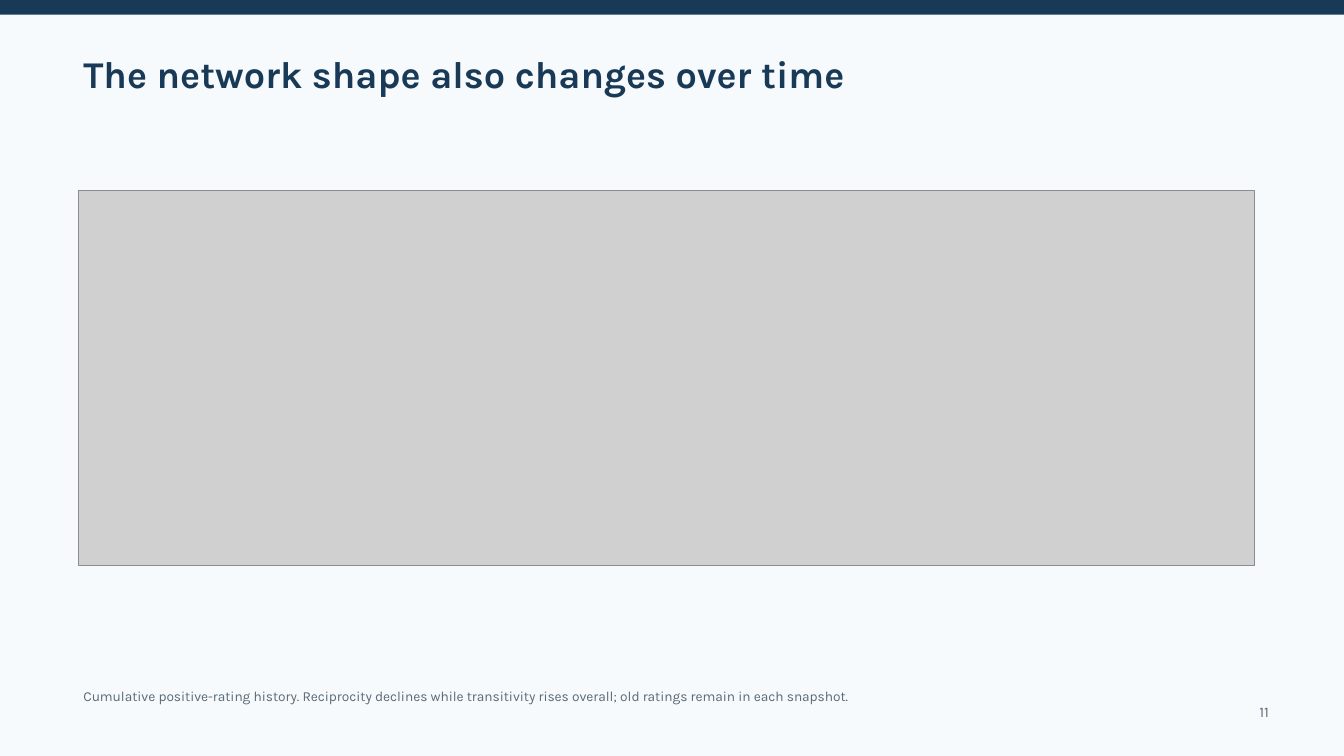
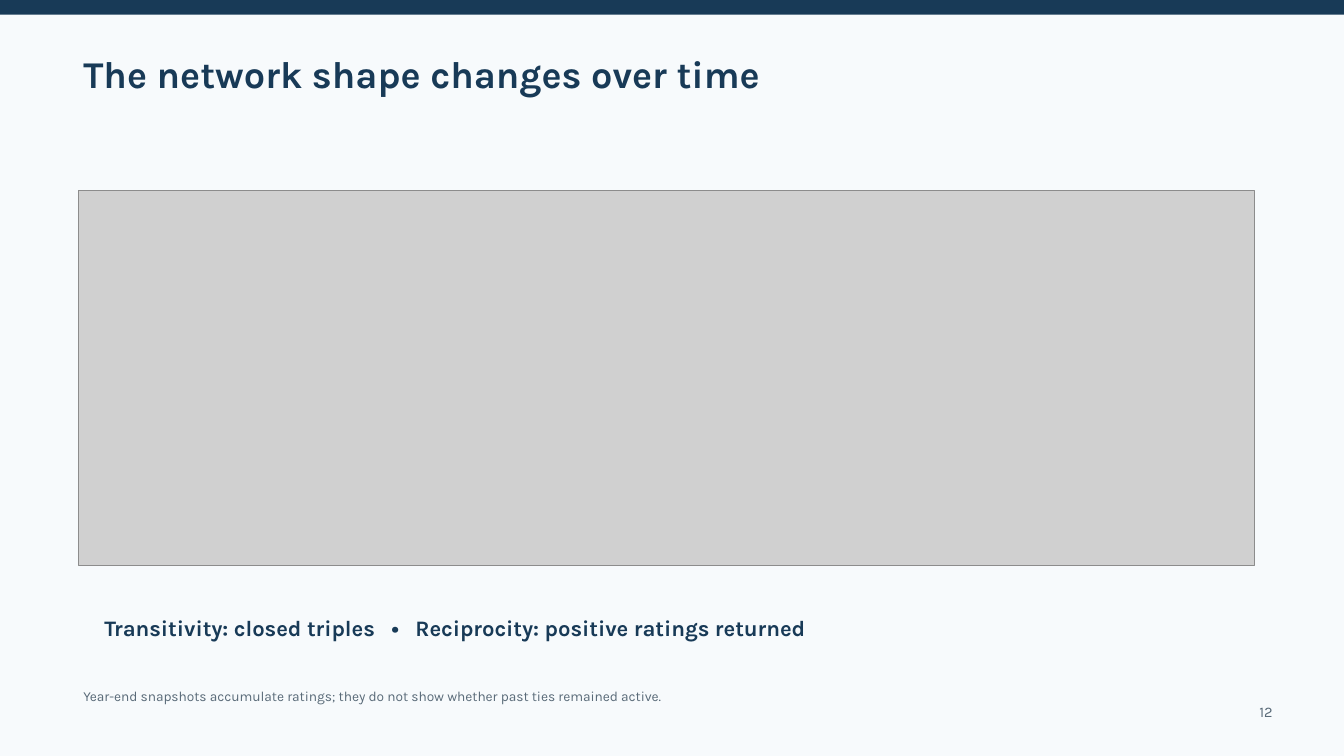
Before and after one commit to O-2wice/bitcoin-otc-trust-network-science, a slide deck: slide 12 of presentation/bitcoin_otc_network_science.pptx (slide 11 before the commit). Drawn at 1344x756 pixels with LibreOffice and Linux fonts; fonts in the diff are those of the drawing; grey boxes stand for pictures. Boxes give left, top, right and bottom in pixels: in the first picture for what was removed or moved away, otherwise in the second. Text is boxed around its words. In the diff, an @@ line names an element or a change of style, - is before the commit and + after.

```diff
--- a/presentation/bitcoin_otc_network_science.pptx
+++ b/presentation/bitcoin_otc_network_science.pptx
@@ text at (x1=83, y1=61, x2=760, y2=98): text changed @@
-The network shape also changes over time
+The network shape changes over time
@@ text added at (x1=104, y1=620, x2=805, y2=642), 15.8 pt, text #183A57, bold @@
+Transitivity: closed triples • Reciprocity: positive ratings returned
@@ text at (x1=83, y1=691, x2=661, y2=705): text changed @@
-Cumulative positive-rating history. Reciprocity declines while transitivity rises overall; old ratings remain in each snapshot.
+Year-end snapshots accumulate ratings; they do not show whether past ties remained active.
@@ text at (x1=1259, y1=707, x2=1272, y2=717): text changed @@
-11
+12
```
Also in this commit, not shown: 8 other slides changed, 5 slides added, 4 slides removed, 1 other file.
